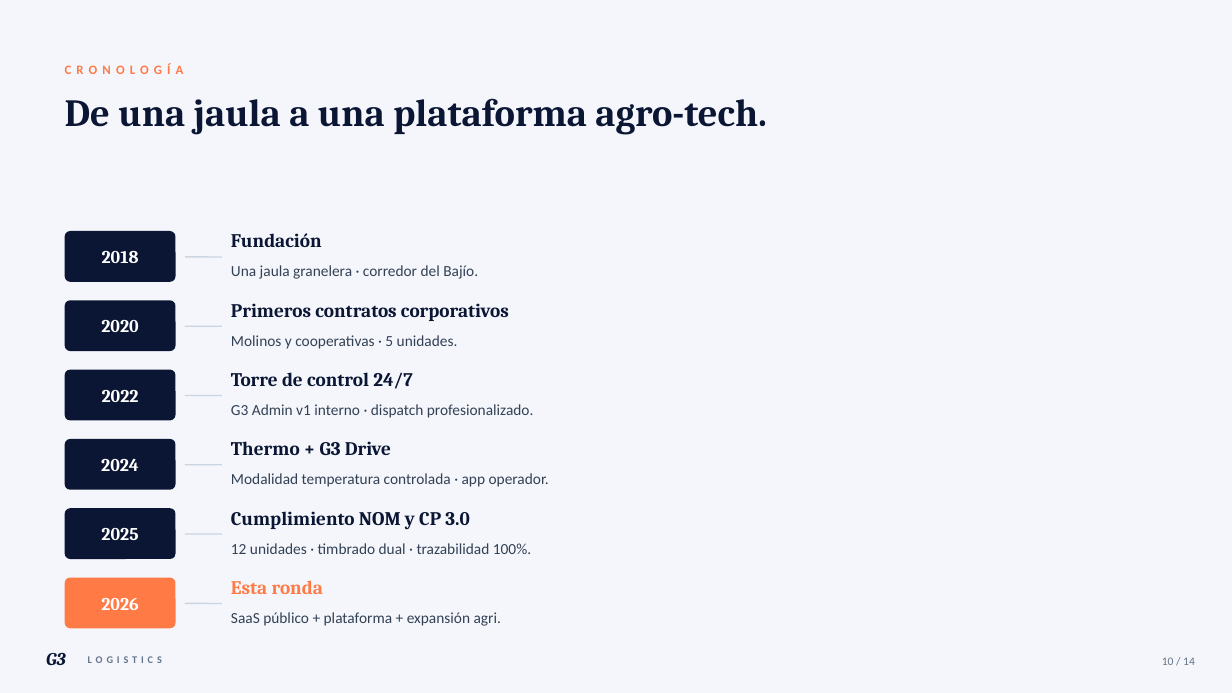
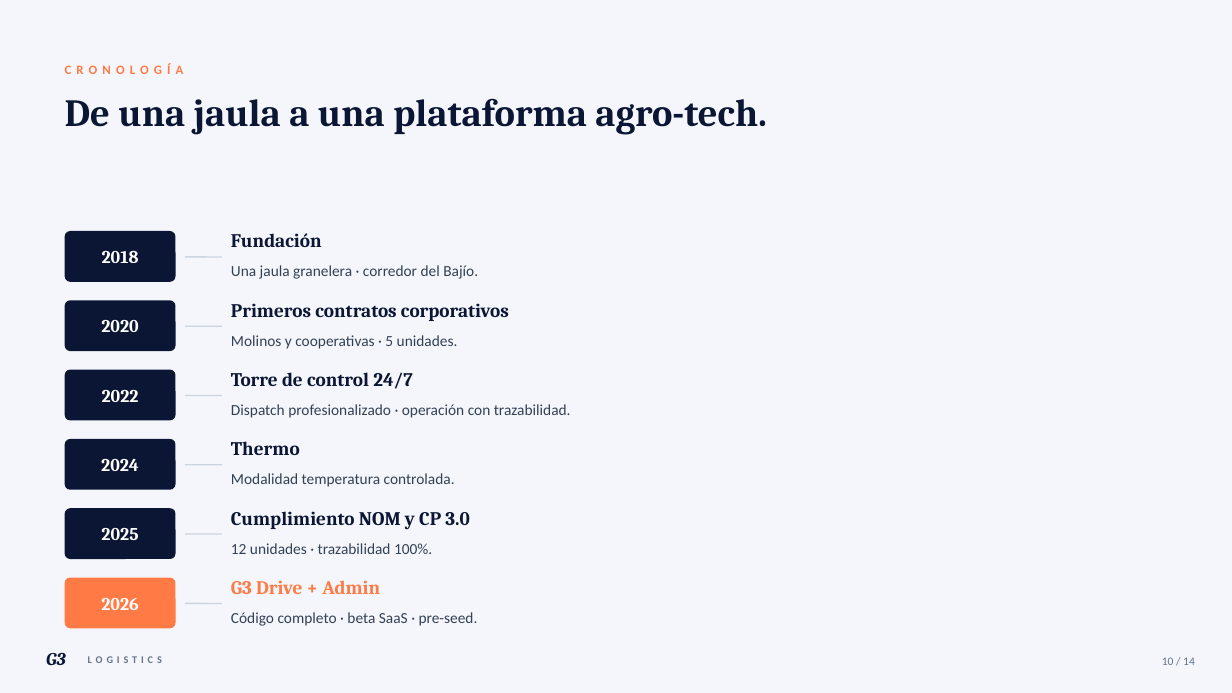
Before and after one commit to EduardoGamboaB/Mobile, a slide deck: slide 10 of docs/investor-deck/G3-Logistics-Seed-2026.pptx. Drawn at 1232x693 pixels with LibreOffice and Linux fonts; fonts in the diff are those of the drawing. Boxes give left, top, right and bottom in pixels: in the first picture for what was removed or moved away, otherwise in the second. Text is boxed around its words. In the diff, an @@ line names an element or a change of style, - is before the commit and + after.

```diff
--- a/docs/investor-deck/G3-Logistics-Seed-2026.pptx
+++ b/docs/investor-deck/G3-Logistics-Seed-2026.pptx
@@ text at (x1=231, y1=404, x2=571, y2=418): text changed @@
-G3 Admin v1 interno · dispatch profesionalizado.
+Dispatch profesionalizado · operación con trazabilidad.
@@ text at (x1=231, y1=441, x2=300, y2=455): text changed @@
-Thermo + G3 Drive
+Thermo
@@ text at (x1=231, y1=473, x2=455, y2=487): text changed @@
-Modalidad temperatura controlada · app operador.
+Modalidad temperatura controlada.
@@ text at (x1=231, y1=543, x2=432, y2=554): text changed @@
-12 unidades · timbrado dual · trazabilidad 100%.
+12 unidades · trazabilidad 100%.
@@ text at (x1=231, y1=580, x2=380, y2=594): text changed @@
-Esta ronda
+G3 Drive + Admin
@@ text at (x1=231, y1=612, x2=478, y2=626): text changed @@
-SaaS público + plataforma + expansión agri.
+Código completo · beta SaaS · pre-seed.
```
Also in this commit, not shown: 6 other slides changed, 10 other files.
